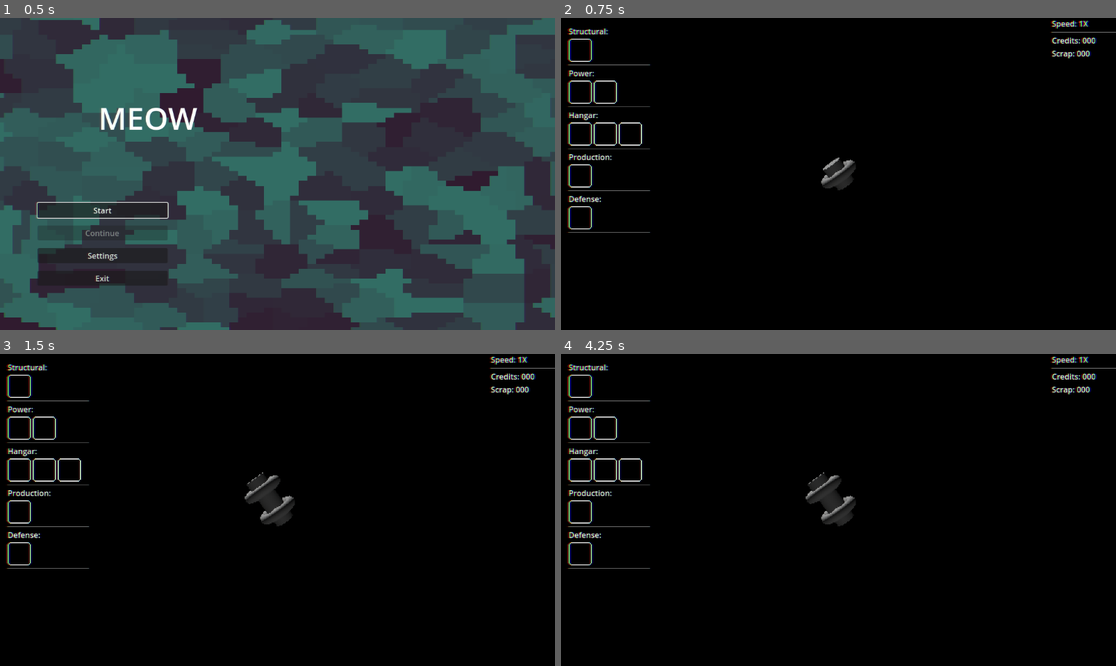
Above: before the commit, frames 1-4 (two rows, left to right).
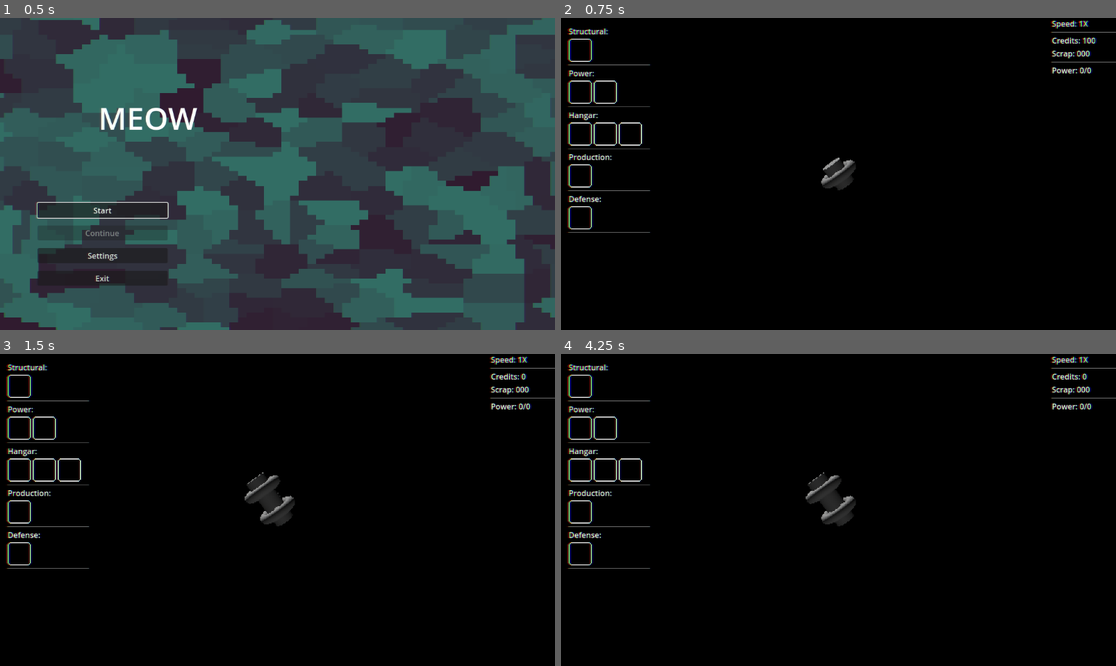
Above: after the commit, the same moments.

Repository: pjimenez1502/SpaceBoard
Game: Godot game, scene res://Components/Game/GAME.tscn
Same seed, same stepped clock (60 frames per second), same inputs: the game is played once before the commit and once after it.
Inputs (mouse positions are in pixels of both pictures, inside the frame that each line leads up to):
- Up to frame 1 (0.5 s): no input
- Up to frame 2 (0.75 s): click "Start" at 0.5 s
- Up to frame 3 (1.5 s): click (16, 385) at 1.25 s
- Up to frame 4 (4.25 s): click (577, 428) at 2.02 s; click (577, 428) at 2.77 s; click (605, 428) at 3.52 s

Frame 1 is identical in both runs. In frame 2, 0.2% of the frame differs, in the area x 47-100%, y 6-52%; in frame 3, 0.2%; in frame 4, 0.2%, in the area x 45-100%, y 6-55%.

Commit message:
Attachment building, reactor

Diff:
--- a/Components/Station/Station Components/AddButton/add_button.gd
+++ b/Components/Station/Station Components/AddButton/slot_button.gd
@@ -1,12 +1,12 @@
 extends Node3D
+class_name SlotButton
 
-@export var level : int
+var level : int
+@export var slot : int
 
-func buy_new_ring() -> void:
-	pass
-
+func buy_on_position() -> void:
+	StationDirector.build_attachment(level, slot)
 
 func _on_area_3d_input_event(camera: Node, event: InputEvent, event_position: Vector3, normal: Vector3, shape_idx: int) -> void:
 	if (event.is_pressed() and event.button_index == MOUSE_BUTTON_LEFT):
-		print(event)
-	buy_new_ring()
+		buy_on_position()
--- a/Components/Station/Station Components/AddButton/add_button.tscn
+++ b/Components/Station/Station Components/AddButton/slot_button.tscn
@@ -1,13 +1,13 @@
 [gd_scene load_steps=4 format=3 uid="uid://dkctibhnt8qyf"]
 
-[ext_resource type="Script" uid="uid://b20wlmjrqkwma" path="res://Components/Station/Station Components/AddButton/add_button.gd" id="1_jxp2g"]
-[ext_resource type="Texture2D" uid="uid://cfk25eh7odb5b" path="res://UI/Add_button.png" id="2_e0vqk"]
+[ext_resource type="Script" uid="uid://b20wlmjrqkwma" path="res://Components/Station/Station Components/AddButton/slot_button.gd" id="1_6egk2"]
+[ext_resource type="Texture2D" uid="uid://cfk25eh7odb5b" path="res://UI/Add_button.png" id="2_u61yg"]
 
 [sub_resource type="SphereShape3D" id="SphereShape3D_e0vqk"]
 radius = 0.147592
 
-[node name="AddButton" type="Node3D"]
-script = ExtResource("1_jxp2g")
+[node name="SlotButton" type="Node3D"]
+script = ExtResource("1_6egk2")
 
 [node name="Area3D" type="Area3D" parent="."]
 
--- /dev/null
+++ b/Components/Station/Station Components/Attachments/hangar_civ.gd
@@ -0,0 +1,7 @@
+extends StationAttachment
+
+@export var ship_frequency : int
+
+func on_update() -> void:
+	## Manage ship spawning, docking, income, ship undocking and despawning
+	pass
--- /dev/null
+++ b/Components/Station/Station Components/Attachments/hangar_civ.tscn
@@ -0,0 +1,7 @@
+[gd_scene load_steps=2 format=3 uid="uid://dckft0s31tfki"]
+
+[ext_resource type="Script" uid="uid://c4dolxehjqnmq" path="res://Components/Station/Station Components/Attachments/hangar_civ.gd" id="1_3ot3c"]
+
+[node name="Hangar_Civ" type="Node3D"]
+script = ExtResource("1_3ot3c")
+ship_frequency = 1
--- /dev/null
+++ b/Components/Station/Station Components/Attachments/power_reactor.gd
@@ -0,0 +1,9 @@
+extends StationAttachment
+
+@export var power: int = 40
+
+func on_build() -> void:
+	ResourceDirector.update_value("power", power)
+
+func on_shutdown() -> void:
+	ResourceDirector.update_value("power", -power)
--- /dev/null
+++ b/Components/Station/Station Components/Attachments/power_reactor.tscn
@@ -0,0 +1,53 @@
+[gd_scene load_steps=7 format=3 uid="uid://bqt01u5qahpv"]
+
+[ext_resource type="Script" uid="uid://c08jmfst80hv1" path="res://Components/Station/Station Components/Attachments/power_reactor.gd" id="1_newho"]
+[ext_resource type="PackedScene" uid="uid://i1wet1ug8xht" path="res://Components/Station/Station Components/station_ring.tscn" id="2_t8b5m"]
+
+[sub_resource type="CylinderMesh" id="CylinderMesh_t8b5m"]
+top_radius = 0.1
+bottom_radius = 0.1
+height = 0.3
+radial_segments = 16
+
+[sub_resource type="SphereMesh" id="SphereMesh_t8b5m"]
+radius = 0.125
+height = 0.25
+
+[sub_resource type="SphereMesh" id="SphereMesh_tydwp"]
+radius = 0.188
+height = 0.375
+
+[sub_resource type="SphereMesh" id="SphereMesh_8hcu0"]
+radius = 0.25
+height = 0.5
+
+[node name="Power_Reactor" type="Node3D"]
+script = ExtResource("1_newho")
+
+[node name="Station Ring" parent="." instance=ExtResource("2_t8b5m")]
+
+[node name="Mesh" type="Node3D" parent="."]
+
+[node name="Attatchment X" type="MeshInstance3D" parent="Mesh"]
+transform = Transform3D(-4.37114e-08, -1, 0, -4.37114e-08, 1.91069e-15, -1, 1, -4.37114e-08, -4.37114e-08, 0.45, 0, 0)
+mesh = SubResource("CylinderMesh_t8b5m")
+skeleton = NodePath("../Levels/lvl_1")
+
+[node name="Levels" type="Node3D" parent="Mesh"]
+
+[node name="lvl_1" type="MeshInstance3D" parent="Mesh/Levels"]
+transform = Transform3D(1, 0, 0, 0, 1, 0, 0, 0, 1, 0.6, 0, 0)
+mesh = SubResource("SphereMesh_t8b5m")
+skeleton = NodePath("../..")
+
+[node name="lvl_2" type="MeshInstance3D" parent="Mesh/Levels"]
+transform = Transform3D(1, 0, 0, 0, 1, 0, 0, 0, 1, 0.6, 0, 0)
+visible = false
+mesh = SubResource("SphereMesh_tydwp")
+skeleton = NodePath("../..")
+
+[node name="lvl_3" type="MeshInstance3D" parent="Mesh/Levels"]
+transform = Transform3D(1, 0, 0, 0, 1, 0, 0, 0, 1, 0.6, 0, 0)
+visible = false
+mesh = SubResource("SphereMesh_8hcu0")
+skeleton = NodePath("../..")
--- a/Components/Station/Station Components/station_attatchment.gd
+++ b/Components/Station/Station Components/station_attatchment.gd
@@ -1,8 +1,30 @@
 extends Node3D
 class_name StationAttachment
+
+@onready var level_meshes: Node3D = $Mesh/Levels
+@onready var lvl_1: MeshInstance3D = $Mesh/Levels/lvl_1
+@onready var lvl_2: MeshInstance3D = $Mesh/Levels/lvl_2
+@onready var lvl_3: MeshInstance3D = $Mesh/Levels/lvl_3
 
 var attachment_slot: int
 var attatchment_level: int = 1
 
-func place_model(position: Vector3, ring: int, slot: int) -> void:
+func set_level(level:int) -> void:
+	attatchment_level = level
+	for child in level_meshes:
+		child.visible = false
+
+	match attatchment_level:
+		1:
+			lvl_1.visible = true
+		2:
+			lvl_2.visible = true
+		3:
+			lvl_3.visible = true
+
+func on_build() -> void:
 	pass
+func on_update() -> void:
+	pass
+func on_shutdown() -> void:
+	pass
--- a/Components/Station/Station Components/station_ring.gd
+++ b/Components/Station/Station Components/station_ring.gd
@@ -9,10 +9,12 @@
 var ring_slot: int = 0
 var ring_level: int = 1
 
+@export var slot_buttons : Array[SlotButton]
 @export var support_per_level : int = 4
+var used_slots: Array[int]
 
-func place_model(position: Vector3, ring: int) -> void:
-	pass
+func _ready() -> void:
+	show_slot_buttons(false)
 
 func set_ring_level(level: int) -> void:
 	ring_level = level
@@ -26,3 +28,9 @@
 			ring_lvl_2_.visible = true
 		3:
 			ring_lvl_3_.visible = true
+
+func show_slot_buttons(value: bool) -> void:
+	for button: SlotButton in slot_buttons:
+		if used_slots.has(button.slot):
+			button.visible = false
+		button.visible = value
--- a/Components/Station/Station Components/station_ring.tscn
+++ b/Components/Station/Station Components/station_ring.tscn
@@ -1,6 +1,7 @@
-[gd_scene load_steps=7 format=3 uid="uid://i1wet1ug8xht"]
+[gd_scene load_steps=8 format=3 uid="uid://i1wet1ug8xht"]
 
 [ext_resource type="Script" uid="uid://od3f4tofcamn" path="res://Components/Station/Station Components/station_ring.gd" id="1_dtv46"]
+[ext_resource type="PackedScene" uid="uid://dkctibhnt8qyf" path="res://Components/Station/Station Components/AddButton/slot_button.tscn" id="2_u8xbd"]
 
 [sub_resource type="CylinderMesh" id="CylinderMesh_i18me"]
 top_radius = 0.2
@@ -32,8 +33,9 @@
 rings = 16
 ring_segments = 8
 
-[node name="Station Ring" type="Node3D"]
+[node name="Station Ring" type="Node3D" node_paths=PackedStringArray("slot_buttons")]
 script = ExtResource("1_dtv46")
+slot_buttons = [NodePath("SlotButtons/SlotButton 0"), NodePath("SlotButtons/SlotButton 1"), NodePath("SlotButtons/SlotButton 2"), NodePath("SlotButtons/SlotButton 3")]
 
 [node name="Mesh" type="Node3D" parent="."]
 
@@ -63,3 +65,20 @@
 visible = false
 mesh = SubResource("TorusMesh_u8xbd")
 skeleton = NodePath("../Ring(lvl1)")
+
+[node name="SlotButtons" type="Node3D" parent="."]
+
+[node name="SlotButton 0" parent="SlotButtons" instance=ExtResource("2_u8xbd")]
+transform = Transform3D(1, 0, 0, 0, 1, 0, 0, 0, 1, 0.5, 0, 0)
+
+[node name="SlotButton 1" parent="SlotButtons" instance=ExtResource("2_u8xbd")]
+transform = Transform3D(1, 0, 0, 0, 1, 0, 0, 0, 1, 0, 0, -0.5)
+slot = 1
+
+[node name="SlotButton 2" parent="SlotButtons" instance=ExtResource("2_u8xbd")]
+transform = Transform3D(1, 0, 0, 0, 1, 0, 0, 0, 1, -0.5, 0, 0)
+slot = 2
+
+[node name="SlotButton 3" parent="SlotButtons" instance=ExtResource("2_u8xbd")]
+transform = Transform3D(1, 0, 0, 0, 1, 0, 0, 0, 1, 0, 0, 0.5)
+slot = 3
--- a/Components/Station/buy_menu.gd
+++ b/Components/Station/buy_menu.gd
@@ -1,4 +1,20 @@
 extends Control
 
+var attachment_dictionary: Dictionary = {
+	"station_ring": preload("res://Data/Attachments/StationRing.tres"),
+	"power_reactor": preload("res://Data/Attachments/Power_Reactor.tres"),
+}
+
+
+
 func buy_ring() -> void:
-	StationDirector.build_new_ring()
+	var id: String = "station_ring"
+	if !ResourceDirector.check_cost(attachment_dictionary[id].cost, StationDirector.st_rings.size()):
+		return
+	StationDirector.build_ring(attachment_dictionary[id].scene)
+
+func buy_power_reactor() -> void:
+	var id: String = "power_reactor"
+	if !ResourceDirector.check_cost(attachment_dictionary[id].cost):
+		return
+	StationDirector.select_attachment(attachment_dictionary[id])
--- a/Components/Station/debug_resources.gd
+++ b/Components/Station/debug_resources.gd
@@ -4,16 +4,24 @@
 
 @onready var credits: Label = $VBoxContainer/Credits
 @onready var scrap: Label = $VBoxContainer/Scrap
+@onready var power: Label = $VBoxContainer/Power
 
 func _ready() -> void:
 	ResourceDirector.RESOURCES_UPDATE.connect(update_debug_resources)
 	GameDirector.SIMSPEED_UPDATE.connect(update_simspeed)
+	request_update()
 
 func update_debug_resources(resources: Dictionary) -> void:
 	if resources.has("credits"):
 		credits.text = "Credits: %d" % resources["credits"]
 	if resources.has("scrap"):
 		scrap.text = "Scrap: %d" % resources["scrap"]
+	if resources.has("power") or resources.has("used_power"):
+		power.text = "Power: %d/%d" % [resources["used_power"], resources["power"]]
+	print(resources)
 
 func update_simspeed(simspeed: int) -> void:
 	sim_speed.text = "Speed: %dX" % simspeed
+
+func request_update() -> void:
+	ResourceDirector.send_resource_update()
--- a/Components/Station/station_scene.gd
+++ b/Components/Station/station_scene.gd
@@ -2,3 +2,8 @@
 class_name StationScene
 
 @onready var station_slot: Node3D = %Station
+
+@export var rotation_speed : float = 0.2
+
+func _physics_process(delta: float) -> void:
+	station_slot.rotate_object_local(Vector3.UP, rotation_speed * delta)
--- a/Components/Station/station_scene.tscn
+++ b/Components/Station/station_scene.tscn
@@ -137,13 +137,13 @@
 layout_mode = 2
 columns = 3
 
-[node name="TextureButton" type="TextureButton" parent="BuyMenu/MarginContainer/VBoxContainer/BuyGroup Power"]
-custom_minimum_size = Vector2(48, 48)
-layout_mode = 2
-texture_normal = ExtResource("5_bkg3q")
-stretch_mode = 0
-
-[node name="TextureButton2" type="TextureButton" parent="BuyMenu/MarginContainer/VBoxContainer/BuyGroup Power"]
+[node name="Power_Reactor" type="TextureButton" parent="BuyMenu/MarginContainer/VBoxContainer/BuyGroup Power"]
+custom_minimum_size = Vector2(48, 48)
+layout_mode = 2
+texture_normal = ExtResource("5_bkg3q")
+stretch_mode = 0
+
+[node name="Power_Solar" type="TextureButton" parent="BuyMenu/MarginContainer/VBoxContainer/BuyGroup Power"]
 custom_minimum_size = Vector2(48, 48)
 layout_mode = 2
 texture_normal = ExtResource("5_bkg3q")
@@ -248,4 +248,12 @@
 layout_mode = 2
 text = "Scrap: 000"
 
+[node name="HSeparator2" type="HSeparator" parent="DebugResources/VBoxContainer"]
+layout_mode = 2
+
+[node name="Power" type="Label" parent="DebugResources/VBoxContainer"]
+layout_mode = 2
+text = "Power: 00/00"
+
 [connection signal="pressed" from="BuyMenu/MarginContainer/VBoxContainer/BuyGroup Structural/Ring" to="BuyMenu" method="buy_ring"]
+[connection signal="pressed" from="BuyMenu/MarginContainer/VBoxContainer/BuyGroup Power/Power_Reactor" to="BuyMenu" method="buy_power_reactor"]
--- a/Components/_Global/Resource_Director.gd
+++ b/Components/_Global/Resource_Director.gd
@@ -4,6 +4,8 @@
 
 var resources: Dictionary[String, int] = {
 	"credits": 0,
+	"power": 0,
+	"used_power": 0,
 	#"scrap": 0,
 	#"alloy": 0,
 	#"fuel": 0,
@@ -15,10 +17,11 @@
 	#"water": 0,
 }
 
-
 func set_starting_resource_values() -> void:
 	resources = {
 		"credits": 100,
+		"power": 0,
+		"used_power": 0,
 		#"scrap": 100,
 		#"alloy": 10,
 		#"fuel": 100,
@@ -32,14 +35,15 @@
 	send_resource_update()
 
 func update_value(resource: String, value: int) -> bool:
-	if resources.has(resource):
-		printerr("Invalid Resource ID")
+	if !resources.has(resource):
+		printerr("Invalid Resource ID: ", resource)
 		return false
-	if resources["resource"] + value < 0:
+	if resources[resource] + value < 0:
 		printerr("Tried to update resource below 0.")
 		return false
 
-	resources["resource"] += value
+	resources[resource] += value
+	#print(resources)
 	send_resource_update()
 	return true
 
@@ -47,5 +51,19 @@
 	resources[resource] = value
 	send_resource_update()
 
+
+func check_cost(cost: Dictionary, cost_multiplier: int = 1) -> bool:
+	for resource: String in cost:
+		if !update_value(resource, -cost[resource]):
+			return false
+	last_bought = cost
+	return true
+
+var last_bought : Dictionary
+func refund_last() -> void:
+	for resource: String in last_bought:
+		update_value(resource, last_bought[resource])
+
+
 func send_resource_update() -> void:
 	RESOURCES_UPDATE.emit(resources)
--- a/Components/_Global/Station_Director.gd
+++ b/Components/_Global/Station_Director.gd
@@ -1,8 +1,4 @@
 extends Node
-
-const asset_list: Dictionary = {
-	"ring": preload("res://Components/Station/Station Components/station_ring.tscn"),
-}
 
 const RING_HEIGHT : float = 0.5
 var station: Node3D
@@ -12,19 +8,38 @@
 
 func generate_new_station(station_slot: Node3D) -> void:
 	station = station_slot
-	build_new_ring()
+	build_ring(load("res://Components/Station/Station Components/station_ring.tscn"))
 
-func build_new_ring() -> void:
+func build_ring(scene: PackedScene) -> void: ## TODO: SWITCH TO BUILD FROM RESOURCE DATA
 	var ring_index: int = find_next_index()
 	print("NEXT_INDEX: ", ring_index)
-	var new_ring : StationRing = asset_list["ring"].instantiate()
+
+	var new_ring: StationRing = scene.instantiate()
 	station.add_child(new_ring)
 	new_ring.position = Vector3.UP * ring_index * RING_HEIGHT
 	st_rings.append(new_ring)
 
-func build_attachment(ring: int, slot: int, attatchment: StationAttachment) -> void:
-	pass
+var selected_attachment_data : AttachmentData
+func select_attachment(attachment_data: AttachmentData) -> void:
+	selected_attachment_data = attachment_data
+	show_slot_buttons(true)
+func cancel_attachment_selection() -> void:
+	selected_attachment_data = null
+	ResourceDirector.refund_last()
+	show_slot_buttons(false)
 
+func build_attachment(ring: int, slot: int) -> void:
+	var new_attachment : StationAttachment = selected_attachment_data.scene.instantiate()
+	station.add_child(new_attachment)
+	new_attachment.position = Vector3.UP * ring * RING_HEIGHT
+	new_attachment.rotation = Vector3.UP * deg_to_rad(90 * slot)
+
+	new_attachment.on_build()
+	show_slot_buttons(false)
+
+func show_slot_buttons(value: bool) -> void:
+	for ring: StationRing in st_rings:
+		ring.show_slot_buttons(value)
 
 func find_next_index() -> int:
 	var ring_count : int = st_rings.size()
--- /dev/null
+++ b/Data/Attachments/Power_Reactor.tres
@@ -0,0 +1,14 @@
+[gd_resource type="Resource" script_class="AttachmentData" load_steps=3 format=3 uid="uid://4ns40oyb25wu"]
+
+[ext_resource type="PackedScene" uid="uid://bqt01u5qahpv" path="res://Components/Station/Station Components/Attachments/power_reactor.tscn" id="1_nnwrk"]
+[ext_resource type="Script" uid="uid://bb1nlfr7qcrvs" path="res://Data/Attachments/attachment_data.gd" id="2_suov4"]
+
+[resource]
+script = ExtResource("2_suov4")
+id = "power_reactor"
+name = "Reactor"
+cost = {
+"credits": 60
+}
+scene = ExtResource("1_nnwrk")
+metadata/_custom_type_script = "uid://bb1nlfr7qcrvs"
--- /dev/null
+++ b/Data/Attachments/StationRing.tres
@@ -0,0 +1,14 @@
+[gd_resource type="Resource" script_class="AttachmentData" load_steps=3 format=3 uid="uid://cesr2h74mfa25"]
+
+[ext_resource type="PackedScene" uid="uid://i1wet1ug8xht" path="res://Components/Station/Station Components/station_ring.tscn" id="1_jyvit"]
+[ext_resource type="Script" uid="uid://bb1nlfr7qcrvs" path="res://Data/Attachments/attachment_data.gd" id="1_kj0ak"]
+
+[resource]
+script = ExtResource("1_kj0ak")
+id = "station_ring"
+name = "Station Ring"
+cost = {
+"credits": 100
+}
+scene = ExtResource("1_jyvit")
+metadata/_custom_type_script = "uid://bb1nlfr7qcrvs"
--- /dev/null
+++ b/Data/Attachments/attachment_data.gd
@@ -0,0 +1,9 @@
+extends Resource
+class_name AttachmentData
+
+@export var id: String
+@export var name: String
+@export var cost: Dictionary = {
+	"credits": 0,
+}
+@export var scene: PackedScene
--- a/Data/Ships/Capital/Test/Test_Capital_Scene.tscn
+++ /dev/null
@@ -1,10 +0,0 @@
-[gd_scene load_steps=2 format=3 uid="uid://0q66jogyjlyw"]
-
-[sub_resource type="BoxMesh" id="BoxMesh_r2tkl"]
-size = Vector3(4, 3, 10)
-
-[node name="Test Capital" type="Node3D"]
-
-[node name="MeshInstance3D" type="MeshInstance3D" parent="."]
-transform = Transform3D(1, -0.000401426, 0, 0.000401426, 1, 0, 0, 0, 1, 0, 0, 0)
-mesh = SubResource("BoxMesh_r2tkl")
--- a/Data/Ships/Ship.gd
+++ /dev/null
@@ -1,5 +0,0 @@
-extends Resource
-class_name ShipResource
-
-@export var id : String
-@export var scene : PackedScene
Renamed: Components/Station/Station Components/AddButton/add_button.gd.uid -> Components/Station/Station Components/AddButton/slot_button.gd.uid
Not shown: 1 places in Components/Station/Station Components/AddButton/slot_button.tscn that only renumber resources
Not shown, added: Components/Station/Station Components/Attachments/hangar_civ.gd.uid
Not shown, added: Components/Station/Station Components/Attachments/power_reactor.gd.uid
Not shown, added: Data/Attachments/attachment_data.gd.uid
Not shown, removed: Data/Ships/Ship.gd.uid
